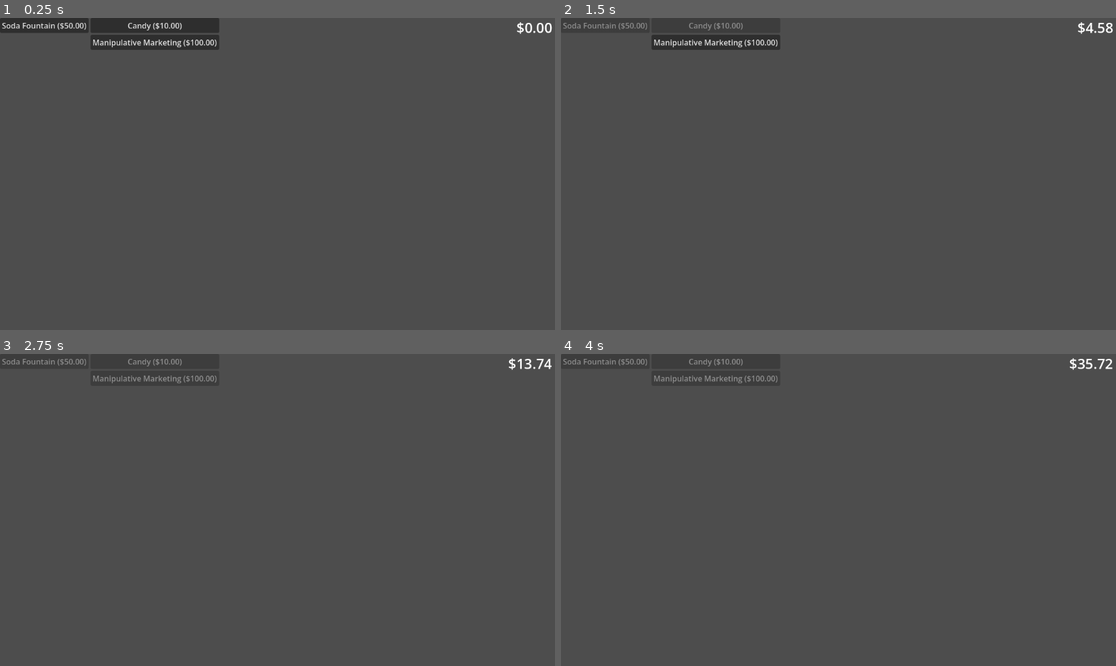
Above: before the commit, frames 1-4 (two rows, left to right).
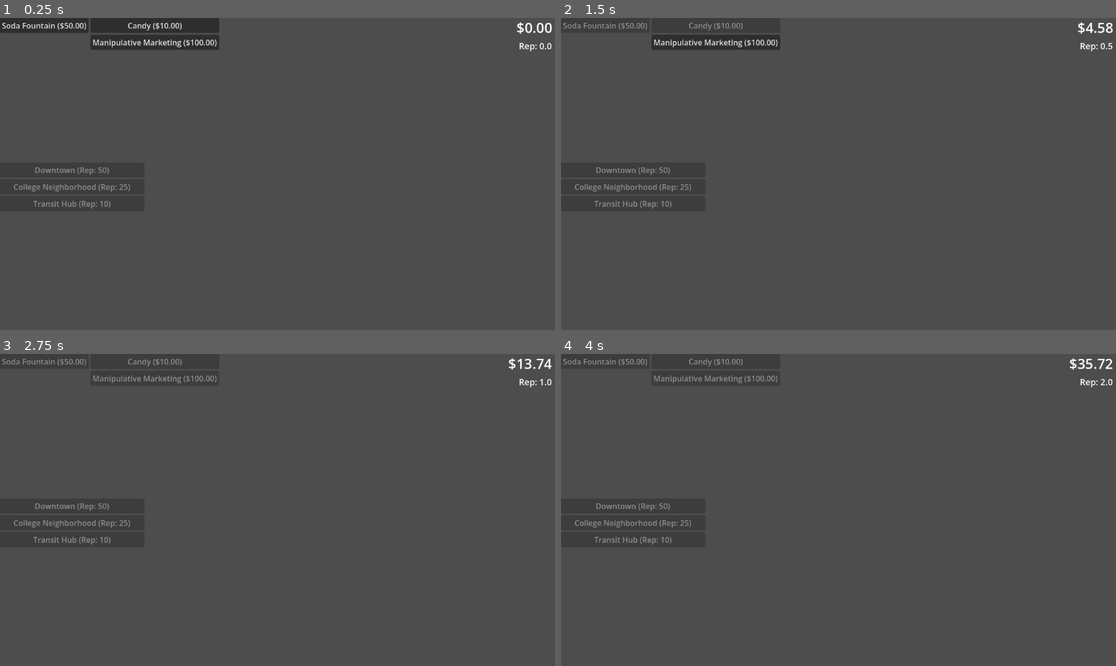
Above: after the commit, the same moments.

Repository: cdurran9/teeny-konbini
Game: Godot game, scene res://scenes/levels/main_level.tscn
Same seed, same stepped clock (60 frames per second), same inputs: the game is played once before the commit and once after it.
Inputs:
- Up to frame 1 (0.25 s): no input
- Up to frame 2 (1.5 s): click "Soda Fountain ($50.00)" at 0.5 s; click "Candy ($10.00)" at 1.25 s
- Up to frame 3 (2.75 s): click "Manipulative Marketing ($100.…" at 2 s
- Up to frame 4 (4 s): tap Enter at 2.75 s; tap Space at 3.5 s

The runs differ from the first frame. In frame 1, 0.4% of the frame differs, in the area x 2-100%, y 8-62%; in frame 2, 0.4%; in frame 3, 0.4%; in frame 4, 0.4%.

Commit message:
Purchase new locations and reputation gates

Diff:
--- /dev/null
+++ b/resources/locations/concrete/college_neighborhood.tres
@@ -0,0 +1,16 @@
+[gd_resource type="Resource" script_class="LocationDef" format=3]
+
+[ext_resource type="Script" path="res://resources/locations/location_def.gd" id="1_college_neighborhood"]
+
+[resource]
+script = ExtResource("1_college_neighborhood")
+id = "college_neighborhood"
+display_name = "College Neighborhood"
+archetype_distribution = Dictionary[String, float]({
+"college_student": 0.65,
+"local_regular": 0.25,
+"commuter": 0.1
+})
+base_shelf_organization = 1.0
+base_dwell_modifier = 1.3
+reputation_requirement = 25.0
--- /dev/null
+++ b/resources/locations/concrete/downtown.tres
@@ -0,0 +1,16 @@
+[gd_resource type="Resource" script_class="LocationDef" format=3]
+
+[ext_resource type="Script" path="res://resources/locations/location_def.gd" id="1_downtown"]
+
+[resource]
+script = ExtResource("1_downtown")
+id = "downtown"
+display_name = "Downtown"
+archetype_distribution = Dictionary[String, float]({
+"commuter": 0.45,
+"local_regular": 0.35,
+"college_student": 0.2
+})
+base_shelf_organization = 1.2
+base_dwell_modifier = 1.0
+reputation_requirement = 50.0
--- /dev/null
+++ b/resources/locations/concrete/transit_hub.tres
@@ -0,0 +1,16 @@
+[gd_resource type="Resource" script_class="LocationDef" format=3]
+
+[ext_resource type="Script" path="res://resources/locations/location_def.gd" id="1_transit_hub"]
+
+[resource]
+script = ExtResource("1_transit_hub")
+id = "transit_hub"
+display_name = "Transit Hub"
+archetype_distribution = Dictionary[String, float]({
+"commuter": 0.6,
+"college_student": 0.25,
+"local_regular": 0.15
+})
+base_shelf_organization = 1.1
+base_dwell_modifier = 0.8
+reputation_requirement = 10.0
--- /dev/null
+++ b/resources/upgrades/effects/open_store_effect.gd
@@ -0,0 +1,7 @@
+extends Effect
+class_name OpenStoreEffect
+
+@export var location_id: String = ""
+
+func on_purchase():
+	GameState.open_store(location_id)
--- a/scenes/ui/ui.tscn
+++ b/scenes/ui/ui.tscn
@@ -23,7 +23,24 @@
 text = "000,000,000"
 horizontal_alignment = 2
 
+[node name="ReputationLabel" type="Label" parent="." unique_id=1123456789]
+layout_mode = 1
+offset_left = 981.0
+offset_top = 45.0
+offset_right = 1146.0
+offset_bottom = 85.0
+size_flags_horizontal = 4
+theme_override_font_sizes/font_size = 18
+text = "Rep: 0.0"
+horizontal_alignment = 2
+
 [node name="ButtonsHorizontal" type="HBoxContainer" parent="." unique_id=2080253070]
 layout_mode = 0
 offset_right = 40.0
 offset_bottom = 40.0
+
+[node name="LocationsContainer" type="VBoxContainer" parent="." unique_id=987654321]
+layout_mode = 0
+offset_top = 300.0
+offset_right = 300.0
+offset_bottom = 600.0
--- a/scripts/autoloads/event_bus.gd
+++ b/scripts/autoloads/event_bus.gd
@@ -4,3 +4,4 @@
 signal money_changed(new_value: float)
 signal upgrade_purchased(upgrade: String)
 signal reputation_changed(new_value: float)
+signal store_opened(location_id: String)
--- a/scripts/autoloads/game_state.gd
+++ b/scripts/autoloads/game_state.gd
@@ -31,3 +31,15 @@
 func purchase_product(id: String):
 	if UpgradeRegistry._products.get(id) and not owned_products.has(id):
 		owned_products.append(id)
+
+func open_store(location_id: String):
+	var location: LocationDef = UpgradeRegistry._locations.get(location_id)
+	if not location:
+		return
+	if brand_reputation < location.reputation_requirement:
+		return
+	for store in owned_stores:
+		if store.location_id == location_id:
+			return
+	owned_stores.append({ "location_id": location_id, "local_reputation": 1.0 })
+	EventBus.store_opened.emit(location_id)
--- a/scripts/ui/ui.gd
+++ b/scripts/ui/ui.gd
@@ -1,11 +1,17 @@
 extends Control
 @onready var label = $Label
+@onready var reputation_label = $ReputationLabel
 @onready var buttons_horizontal = $ButtonsHorizontal
+@onready var locations_container = $LocationsContainer
 
 func _ready():
 	EventBus.money_changed.connect(update_score)
+	EventBus.reputation_changed.connect(update_reputation)
+	EventBus.store_opened.connect(_on_store_opened)
 	build_buttons_display()
+	build_locations_display()
 	update_score(GameState.current_money)
+	update_reputation(GameState.brand_reputation)
 
 func update_score(new_score: float):
 	var next := "%.2f" % new_score
@@ -13,6 +19,13 @@
 		next = next.insert(idx, ",")
 	next = '$' + next
 	label.text = next
+
+func update_reputation(new_rep: float):
+	reputation_label.text = "Rep: %.1f" % new_rep
+	# refresh location buttons so gating reflects current reputation
+	for child in locations_container.get_children():
+		child.queue_free()
+	build_locations_display()
 
 func on_click(sig):
 	print(sig)
@@ -44,3 +57,21 @@
 			button.text = "%s ($%.2f)" % [button_def.display_name, button_def.base_cost]
 			button.pressed.connect(func(): on_click(button_def.id))
 			VBox.add_child(button)
+
+func build_locations_display():
+	var owned_ids := GameState.owned_stores.map(func(s): return s.location_id)
+	for location_id in UpgradeRegistry._locations:
+		if owned_ids.has(location_id):
+			continue
+		var loc: LocationDef = UpgradeRegistry._locations[location_id]
+		var can_open := GameState.brand_reputation >= loc.reputation_requirement
+		var btn := Button.new()
+		btn.text = "%s (Rep: %.0f)" % [loc.display_name, loc.reputation_requirement]
+		btn.disabled = not can_open
+		btn.pressed.connect(func(): GameState.open_store(loc.id))
+		locations_container.add_child(btn)
+
+func _on_store_opened(_location_id: String):
+	for child in locations_container.get_children():
+		child.queue_free()
+	build_locations_display()
Not shown, added: resources/upgrades/effects/open_store_effect.gd.uid
